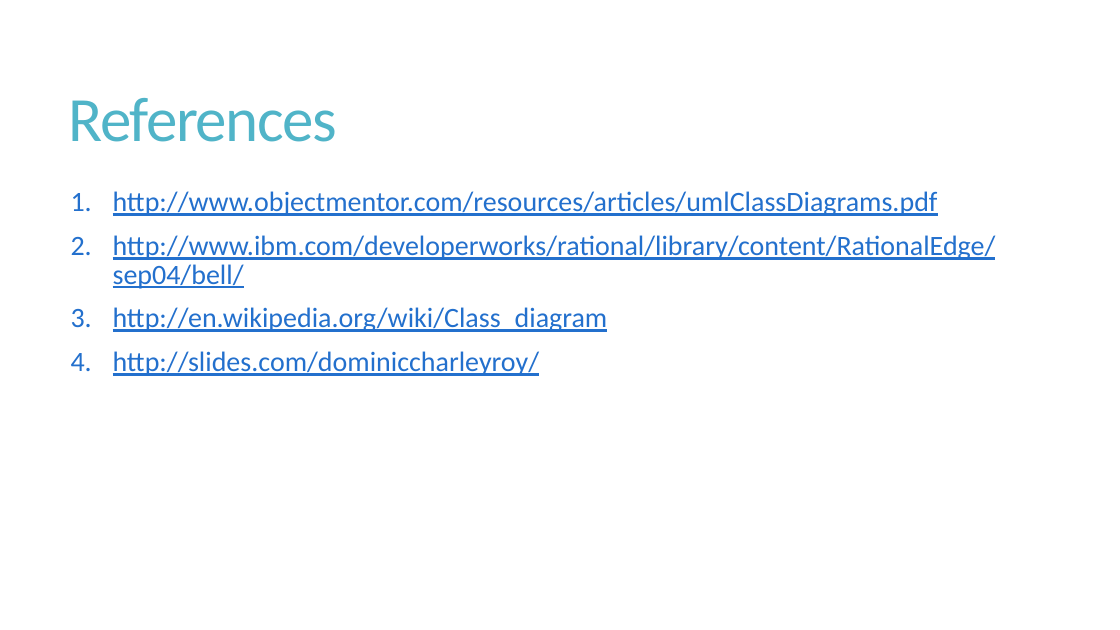
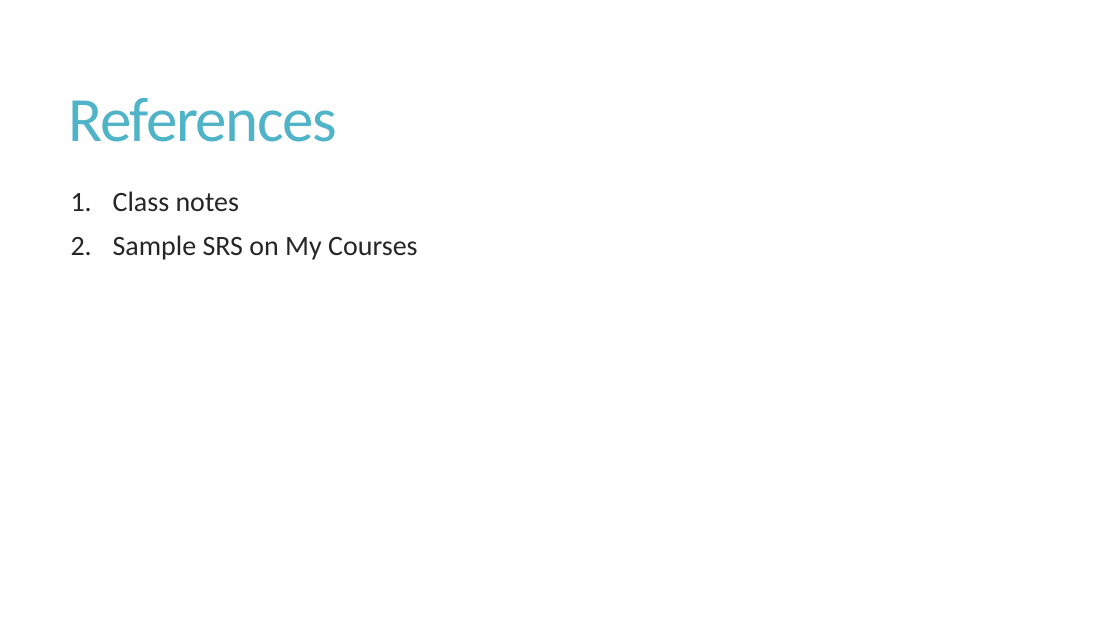
Before and after one commit to shabbir-hussain/ecse321tutW15, a slide deck: slide 22 of 04-RequirementsCont.pptx (slide 6 before the commit). Drawn at 1120x630 pixels with LibreOffice and Linux fonts; fonts in the diff are those of the drawing. Boxes give left, top, right and bottom in pixels: in the first picture for what was removed or moved away, otherwise in the second. Text is boxed around its words. In the diff, an @@ line names an element or a change of style, - is before the commit and + after.

```diff
--- a/04-RequirementsCont.pptx
+++ b/04-RequirementsCont.pptx
@@ text at (113, 191, 418, 260): text changed; text colour #2370CD to #262626 @@
-1. http://www.objectmentor.com/resources/articles/umlClassDiagrams.pdf
-2. http://www.ibm.com/developerworks/rational/library/content/RationalEdge/sep04/bell/
-3. http://en.wikipedia.org/wiki/Class_diagram
-4. http://slides.com/dominiccharleyroy/
+1. Class notes
+2. Sample SRS on My Courses
```
Also in this commit, not shown: 3 other slides changed, 16 slides added.
